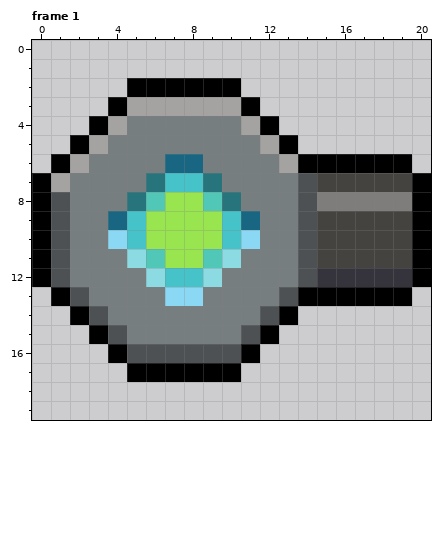
Pixel-art file: assets/sprites/custom-art/items/weapons/pods/pod-one.aseprite. Above is the file before it was changed.
21x20 pixels, 1 frame. Colours within 5 levels of each other are drawn and written as one. Shown: frame 1. The commit also changed other frames, which this record leaves out.
Now the later version:
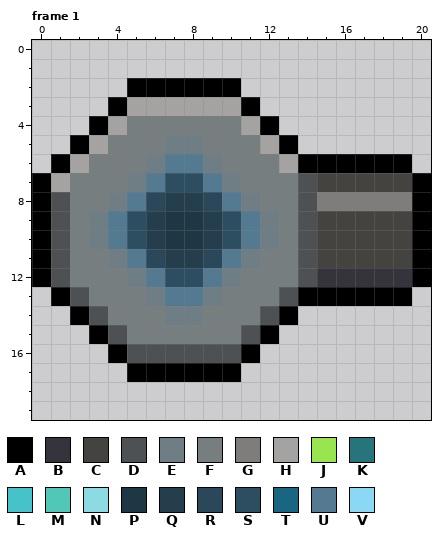
Palette (. is transparent): A #000000  B #35333b  C #454340  D #4d5153  E #6f7d84  F #777e80  G #7f7d7b  H #a5a3a1  J #99e550  K #27747c  L #45c3c9  M #51c8b7  N #8cdae2  P #1e3745  Q #243e4d  R #2a485a  S #2d4e61  T #196682  U #537a91  V #8bd8f4
The edit:
layer "Center/light" added
layer "Center/shadow" now hidden
layer "Center/highlight" now hidden
layer "Center/light-border" added
layer "Center/light-border-glow" added
layer "Center/Center" removed
layer "Glow/Light glow" removed
Frame 1, layers "Center/light-border-glow", "Center/light":
y 5: x 7..8 FF -> EE
y 6: x 6..9 FTTF -> EUUE
y 7: x 5..10 FKLLKF -> EUSSUE
y 8: x 4..11 FKMJJMKF -> EURQQRUE
y 9: x 3..12 FTLJJJJLTF -> EUSQPPQSUE
y 10: x 3..12 FVLJJJJLVF -> EUSQPPQSUE
y 11: x 4..11 FNMJJMNF -> EURQQRUE
y 12: x 5..10 FNLLNF -> EUSSUE
y 13: x 6..9 FVVF -> EUUE
y 14: x 7..8 FF -> EE
